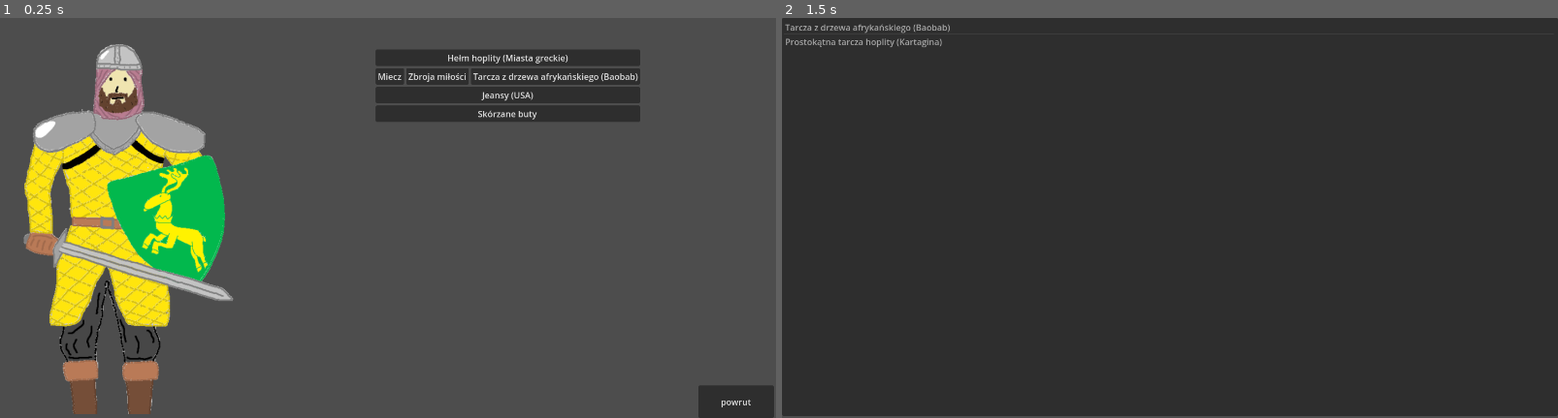
Above: before the commit, frames 1-2 (left to right).
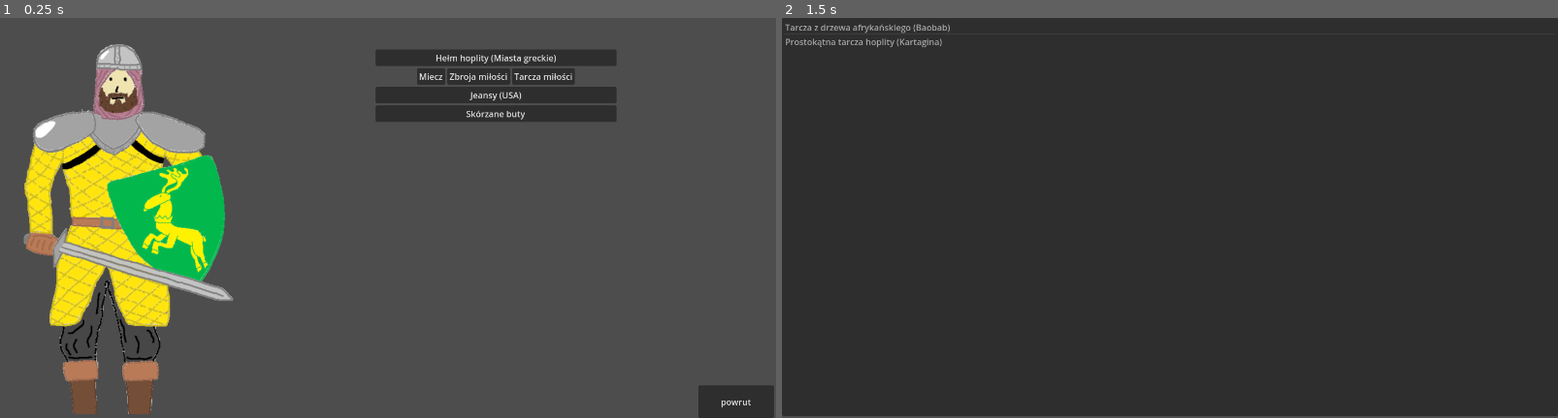
Above: after the commit, the same moments.

Repository: Okularnik2001PL/Ksssssssss
Game: Godot game, scene res://Nowe/Sceny/Wyposażenie.tscn
Same seed, same stepped clock (60 frames per second), same inputs: the game is played once before the commit and once after it. This scene is started directly instead of the project's main scene.
Inputs:
- Up to frame 1 (0.25 s): no input
- Up to frame 2 (1.5 s): click "Tarcza z drzewa afrykańskiego…" (after the commit: "Tarcza miłości") at 0.5 s; tap Enter at 1.25 s

The runs differ from the first frame. In frame 1, 1.5% of the frame differs, in the area x 48-83%, y 7-26%; in frame 2, nothing differs.

Commit message:
naprawic trzeba

Diff:
--- a/Nowe/scrypty/tarcze.gd
+++ b/Nowe/scrypty/tarcze.gd
@@ -75,7 +75,7 @@
 
 				# Znajdujemy odpowiedni przedmiot w pliku
 				if columns2[0] == str(oblicz):
-					var dane_do = columns2[1]
+					var dane_do = columns2[0]
 					print("Znaleziono dane:", dane_do)
 
 					# Modyfikowanie odpowiednich wartości w drugim wierszu
--- a/walka/walka.gd
+++ b/walka/walka.gd
@@ -95,7 +95,7 @@
 			if columns.size() > 1 and columns[0] != "ID":
 				# Przeszukiwanie drugiego pliku CSV
 				if columns[0] == i:
-					j = columns[1]
+					j = int(columns[1])
 		#for przeszukajcy statystyki
 		for line in lines3:
 			if line.strip_edges() == "":
@@ -104,7 +104,8 @@
 			# Sprawdzamy, czy liczba kolumn jest większa niż 1, aby uniknąć błędów indeksowania
 			if columns.size() > 1 and columns[0] != "ID":
 				# Przeszukiwanie drugiego pliku CSV
-				if columns[0] == j:
+				print(j, columns[0])
+				if int(columns[0]) == j:
 					Masa+= int(columns[4])
 
 func read_durability(Ekwipunek,Worek,Dane):
@@ -142,7 +143,7 @@
 			if columns.size() > 1 and columns[0] != "ID":
 				# Przeszukiwanie drugiego pliku CSV
 				if columns[0] == i:
-					j = columns[1]
+					j = int(columns[1])
 		#for przeszukajcy statystyki
 		for line in lines3:
 			if line.strip_edges() == "":
@@ -151,5 +152,5 @@
 			# Sprawdzamy, czy liczba kolumn jest większa niż 1, aby uniknąć błędów indeksowania
 			if columns.size() > 1 and columns[0] != "ID":
 				# Przeszukiwanie drugiego pliku CSV
-				if columns[0] == j:
+				if int(columns[0]) == j:
 					Wytrzymalosc+= int(columns[2])
--- a/zapis/EQ_gracz/tarcze_EQ_gracz.csv
+++ b/zapis/EQ_gracz/tarcze_EQ_gracz.csv
@@ -1,2 +1,2 @@
 ID;ID_tarcze_moje
-1;1
+1;2
--- a/zapis/bron_moje.csv
+++ b/zapis/bron_moje.csv
@@ -1,2 +1,3 @@
 ID;ID_bron
 1;1
+2;4
Binary file changed: tabelki/bron_statystki.Two.translation
Binary file changed: tabelki/bron_statystki.dmg.translation
Binary file changed: tabelki/bron_statystki.mass.translation
Binary file changed: tabelki/bron_statystki.name.translation
Binary file changed: tabelki/buty_statystyki.armour.translation
Binary file changed: tabelki/buty_statystyki.mass.translation
Binary file changed: tabelki/buty_statystyki.name.translation
Binary file changed: tabelki/helmy_statystyki.armour.translation
Binary file changed: tabelki/helmy_statystyki.mass.translation
Binary file changed: tabelki/helmy_statystyki.name.translation
Binary file changed: tabelki/spodnie_statystki.armour.translation
Binary file changed: tabelki/spodnie_statystki.mass.translation
(and 27 more such lines)
